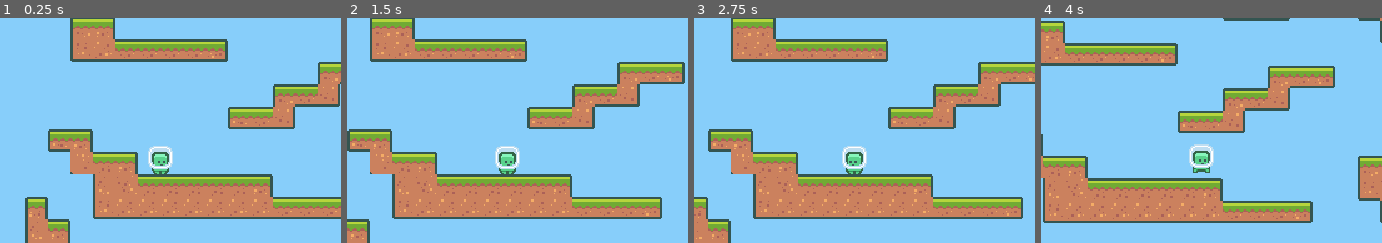
Above: before the commit, frames 1-4 (left to right).
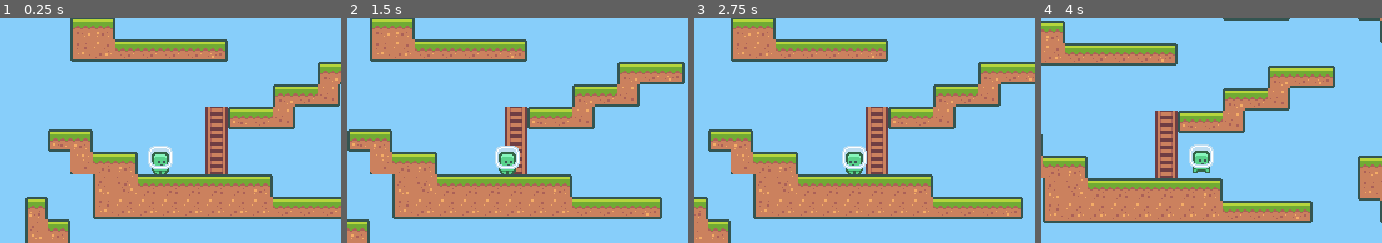
Above: after the commit, the same moments.

Repository: shnarazk/learn-godot
Game: Godot game, scene res://world.tscn
The game is run twice, just before and just after one commit, with the same random seed, the same clock (stepped at 60 frames per second) and the same inputs.
Inputs:
- Up to frame 1 (0.25 s): no input
- Up to frame 2 (1.5 s): tap Enter (ui_accept) at 0.5, 0.77 s; hold Right (ui_right) from 0.53 s (still down)
- Up to frame 3 (2.75 s): tap Enter (ui_accept) at 1.52 s; release Right (ui_right) at 2.03 s; hold Left (ui_left) from 2.03 s (still down)
- Up to frame 4 (4 s): release Left (ui_left) at 2.78 s; hold Right (ui_right) from 2.78 s (still down); tap Enter (ui_accept) at 3.02, 3.77 s
The pictures show only the part of the screen within x 18-68%, y 19-69%; the shares and areas given below are measured in that part.

The runs differ from the first frame. In frame 1, 2.0% of the frame differs, in the area x 60-67%, y 39-70%; in frame 2, 1.4%; in frame 3, 1.9%; in frame 4, 2.0%.

Commit message:
pixel-platformer: part 8 done

Diff:
--- /dev/null
+++ b/pixel-platformer/ladder.gd
@@ -0,0 +1,11 @@
+extends Area2D
+class_name  Ladder
+
+# Called when the node enters the scene tree for the first time.
+func _ready():
+	pass # Replace with function body.
+
+
+# Called every frame. 'delta' is the elapsed time since the previous frame.
+func _process(delta):
+	pass
--- /dev/null
+++ b/pixel-platformer/ladder.tscn
@@ -0,0 +1,21 @@
+[gd_scene load_steps=4 format=3 uid="uid://x2a3af2apqvs"]
+
+[ext_resource type="Script" path="res://ladder.gd" id="1_cdge7"]
+[ext_resource type="Texture2D" uid="uid://6aelox1iknne" path="res://tiles_packed.png" id="1_fl5wb"]
+
+[sub_resource type="RectangleShape2D" id="RectangleShape2D_sqbvf"]
+size = Vector2(18, 18)
+
+[node name="Ladder" type="Area2D"]
+collision_mask = 0
+script = ExtResource("1_cdge7")
+
+[node name="Sprite2D" type="Sprite2D" parent="."]
+texture = ExtResource("1_fl5wb")
+centered = false
+region_enabled = true
+region_rect = Rect2(198, 54, 18, 18)
+
+[node name="CollisionShape2D" type="CollisionShape2D" parent="."]
+position = Vector2(9, 9)
+shape = SubResource("RectangleShape2D_sqbvf")
--- a/pixel-platformer/player.gd
+++ b/pixel-platformer/player.gd
@@ -1,20 +1,38 @@
 extends CharacterBody2D
 class_name Player
+
+enum State { MOVE, CLIMB }
 
 @export
 var moveData: Resource
 
 @onready
-var animatedSprite: Node  = $AnimatedSprite2D
+var animatedSprite: Node = $AnimatedSprite2D
+@onready
+var ladderCheck: Node = $LadderCheck
+
+var state: State = State.MOVE
 
 # Get the gravity from the project settings to be synced with RigidBody nodes.
 var gravity: float = ProjectSettings.get_setting("physics/2d/default_gravity")
 
 func _physics_process(delta) -> void:
-	var direction: float = Input.get_axis("ui_left", "ui_right")
+	var input: Vector2 = Vector2(Input.get_axis("ui_left", "ui_right"), Input.get_axis("ui_up", "ui_down"))
+	match state:
+		State.MOVE:
+			move_state(delta, input)
+		State.CLIMB:
+			climb_state(delta, input)
+
+func is_on_ladder() -> bool:
+	return ladderCheck.is_colliding() and ladderCheck.get_collider() is Ladder
+
+func move_state(delta: float, input: Vector2) -> void:
+	if is_on_ladder() and 0 != input.y:
+		state = State.CLIMB
 	var was_in_air: bool = false
-	if direction != 0:
-		velocity.x = direction * moveData.SPEED
+	if input.length() != 0:
+		velocity.x = input.x * moveData.SPEED
 		animatedSprite.animation = "Run"
 		animatedSprite.flip_h = 0 < velocity.x
 	else:
@@ -35,3 +53,13 @@
 			animatedSprite.frame = 1
 		else:
 			animatedSprite.animation = "Jump"
+
+func climb_state(_delta: float, input: Vector2) -> void:
+	if not is_on_ladder():
+		state = State.MOVE
+	velocity = input * moveData.SPEED
+	move_and_slide()
+	if input.length() != 0:
+		animatedSprite.animation = "Run"
+	else:
+		animatedSprite.animation = "Idle"
--- a/pixel-platformer/player.tscn
+++ b/pixel-platformer/player.tscn
@@ -70,3 +70,10 @@
 shape = SubResource("RectangleShape2D_edibv")
 
 [node name="Camera2D" type="Camera2D" parent="."]
+
+[node name="LadderCheck" type="RayCast2D" parent="."]
+position = Vector2(0, -3)
+target_position = Vector2(0, 20)
+hit_from_inside = true
+collide_with_areas = true
+collide_with_bodies = false
--- a/pixel-platformer/world.tscn
+++ b/pixel-platformer/world.tscn
@@ -1,10 +1,11 @@
-[gd_scene load_steps=6 format=3 uid="uid://cc1lnsof2ftoo"]
+[gd_scene load_steps=7 format=3 uid="uid://cc1lnsof2ftoo"]
 
 [ext_resource type="Script" path="res://world.gd" id="1_8amaj"]
 [ext_resource type="PackedScene" uid="uid://ge88g24bmndf" path="res://tile_map.tscn" id="1_u1ajw"]
 [ext_resource type="PackedScene" uid="uid://digd7p4lmoinv" path="res://player.tscn" id="2_0cg2d"]
 [ext_resource type="PackedScene" uid="uid://c8pank8f5abcl" path="res://spikes.tscn" id="3_cxdt3"]
 [ext_resource type="PackedScene" uid="uid://deil4c8ofyhhf" path="res://walking_enemy.tscn" id="5_3xv3i"]
+[ext_resource type="PackedScene" uid="uid://x2a3af2apqvs" path="res://ladder.tscn" id="6_w1hqx"]
 
 [node name="World" type="Node2D"]
 script = ExtResource("1_8amaj")
@@ -30,3 +31,12 @@
 
 [node name="WalkingEnemy2" parent="." instance=ExtResource("5_3xv3i")]
 position = Vector2(171, 324)
+
+[node name="Ladder" parent="." instance=ExtResource("6_w1hqx")]
+position = Vector2(144, 162)
+
+[node name="Ladder2" parent="." instance=ExtResource("6_w1hqx")]
+position = Vector2(144, 180)
+
+[node name="Ladder3" parent="." instance=ExtResource("6_w1hqx")]
+position = Vector2(144, 198)
